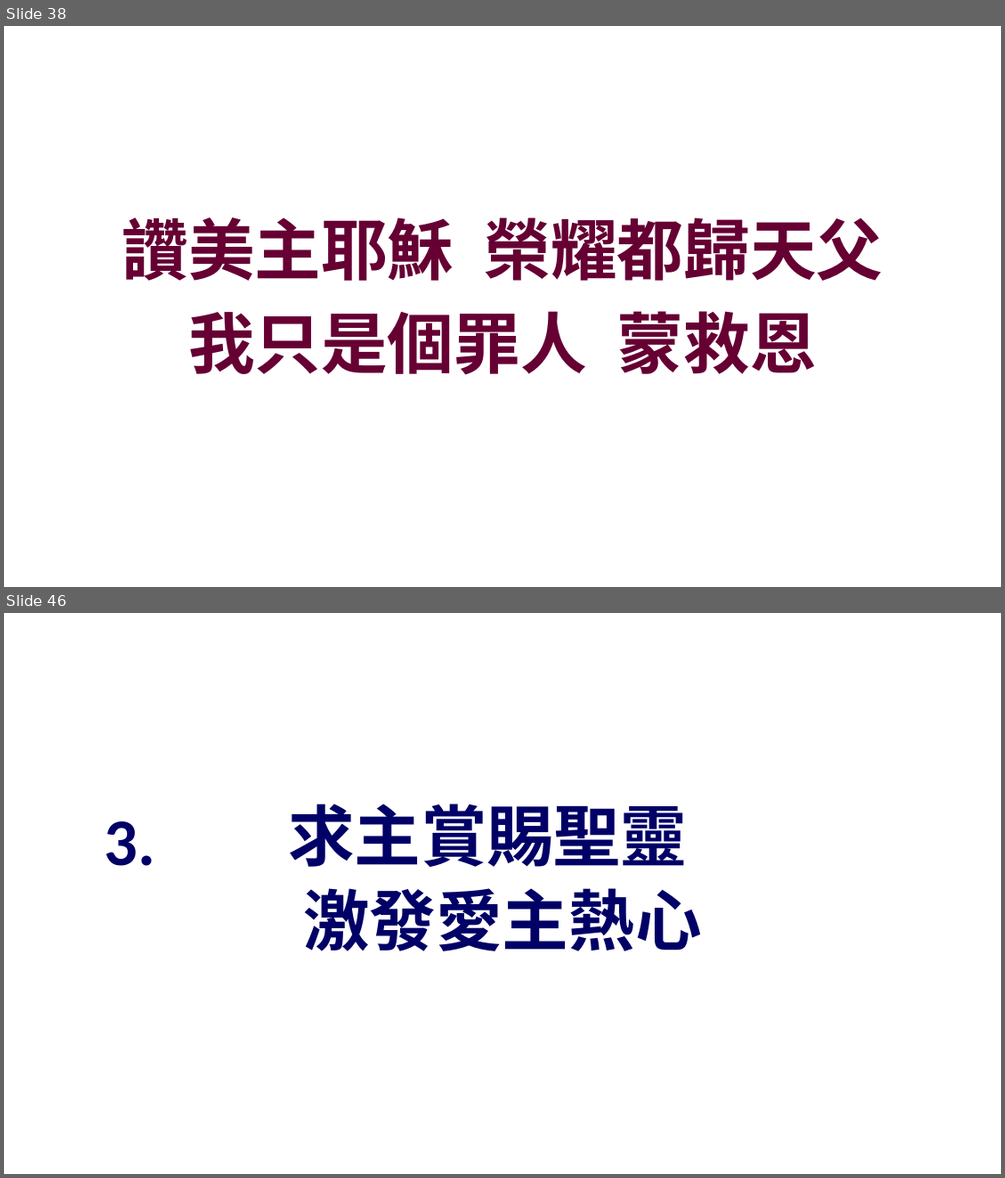
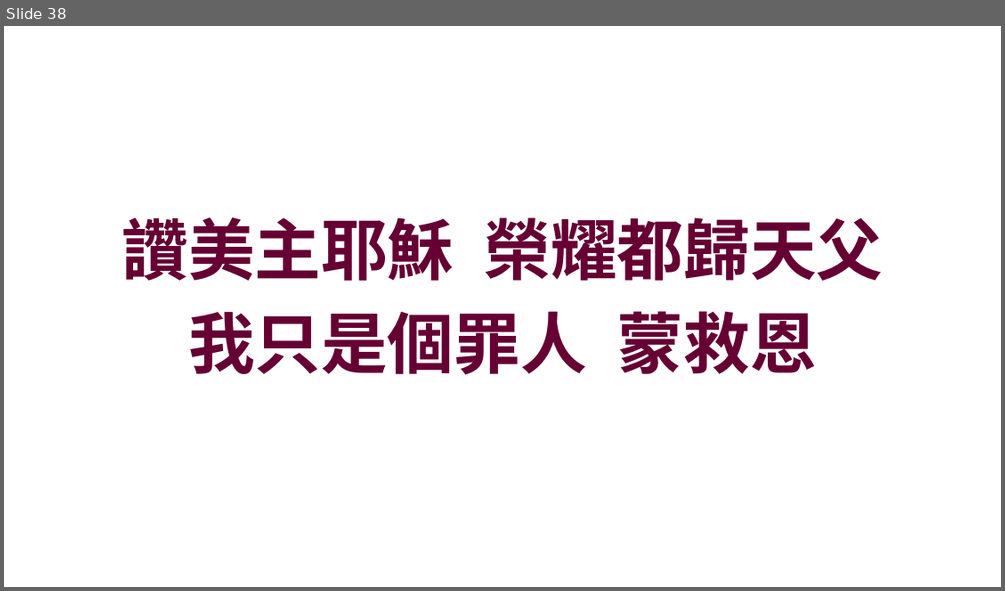
Before and after one commit to batisuoc/other-ppts, a slide deck: 崇拜流程_聖餐禮version.pptx. Shown one above the other, each under a label of ours: slides 38 and 46 before the commit, slide 38 after it; the slides between them are not shown. The pictures are 1005x1178 and 1005x591 pixels, drawn with LibreOffice and Linux fonts; fonts in the diff are those of the drawing; background and template pictures are left out. Boxes give left, top, right and bottom in pixels: in the first picture for what was removed or moved away, otherwise in the second. Text is boxed around its words. In the diff, an @@ line names an element or a change of style, - is before the commit and + after.

```diff
--- a/崇拜流程_聖餐禮version.pptx
+++ b/崇拜流程_聖餐禮version.pptx
@@ slide 46 removed at (4, 613, 1001, 1174), background picture (left out) @@
@@ text removed at (104, 821, 155, 866) @@
-3.
@@ text removed at (288, 803, 702, 951) @@
-求主賞賜聖靈
-激發愛主熱心
```
Also in this commit, not shown: 1 slide changed, 38 other slides removed.
